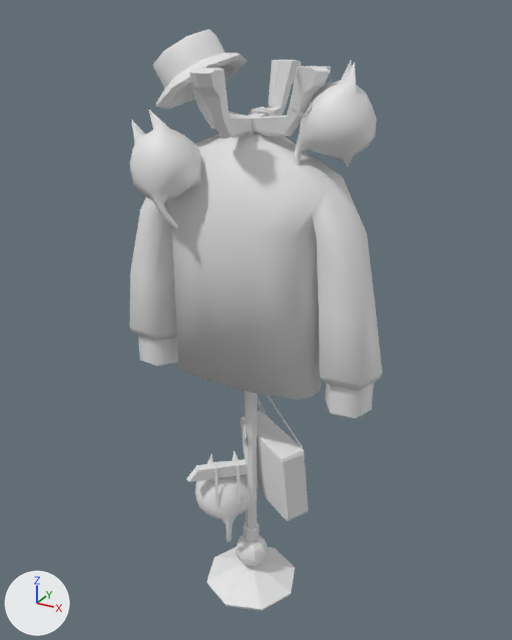
The Blender file art/models/characters/chapter_1_memento/chapter_1_memento_character.blend, before and after one commit.
Both versions are drawn from a 50 mm camera at (1.015, -1.845, 1.968) aimed at (-0.006, 0.012, 1.04). Every picture has the same lights, and +X, +Y and +Z are marked at lower left. The older version comes first.

Names of what the first picture shows: 'Chapter_1_Memento_Character'.
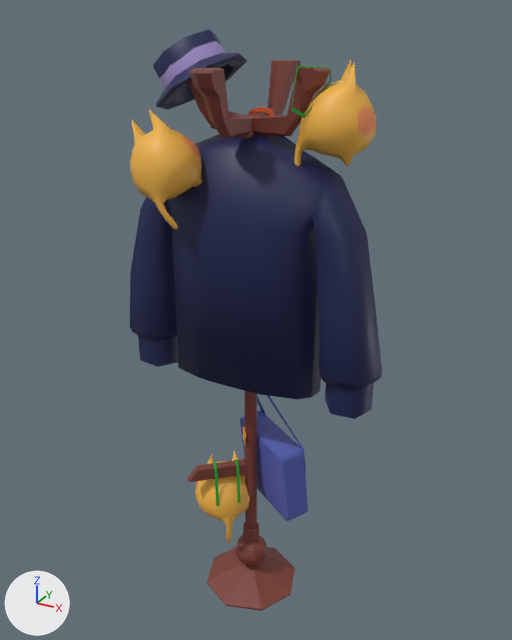
Pixel boxes (x1, y1, x2, y2) of what changed, in the pictures (512 x 640 px):
part 1 of me_cube_003, cut back
    before: (207, 133, 259, 390)
    after: (207, 134, 259, 390)
part 2 of me_cube_003, recoloured (white to blue)
    both: (130, 29, 382, 611)

The change, as a list of edits to the scene's bpy script:
```text
Add img_texture_memento_character_png_001:
    img_texture_memento_character_png_001 = load_image('Texture_Memento_Character.png.001', 'Texture_Memento_Character.png', 1024, 1024, 'sRGB')
Add mat_momento_texture:
    mat_momento_texture = principled_material('Momento_Texture')
    mat_momento_texture.texture = img_texture_memento_character_png_001
Change me_cube_003:
    used by ob_chapter_1_memento_character; location = (0.0, 0.0, 0.0)
    remove me_cube_003.from_pydata(...)  # 2059 vertices, 1949 faces; spans x -0.47..0.44, y -0.28..0.21, z 0.0..1.91
    add me_cube_003.from_pydata(...)  # 2051 vertices, 1941 faces; spans x -0.47..0.44, y -0.28..0.21, z 0.0..1.91
    me_cube_003 part 1
    8 vertices are removed from x -0.01, y -0.17..-0.04, z 0.88..1.66
    16 faces are deleted
    8 new faces join them, smooth
    me_cube_003 part 2: 1933 faces spanning x -0.47..0.44, y -0.28..0.21, z 0.0..1.91 switch from no material to mat_momento_texture (picture img_texture_memento_character_png_001)
```
